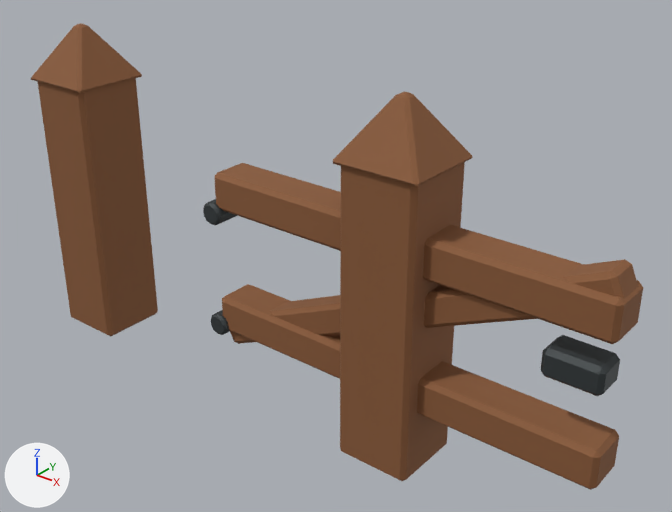
The Blender file assets/game-assets/FenceGate.blend as it was, and as the next commit left it.
One viewpoint serves both versions: a 50 mm lens placed at (1.285, -1.253, 1.161), pointed at (0.243, 0.05, 0.353). The lights are fixed; the arrows at lower left show +X, +Y and +Z. The picture after the commit comes second.

Objects in the first picture: 'FenceGate_Leaf', 'FenceGate_Posts'.
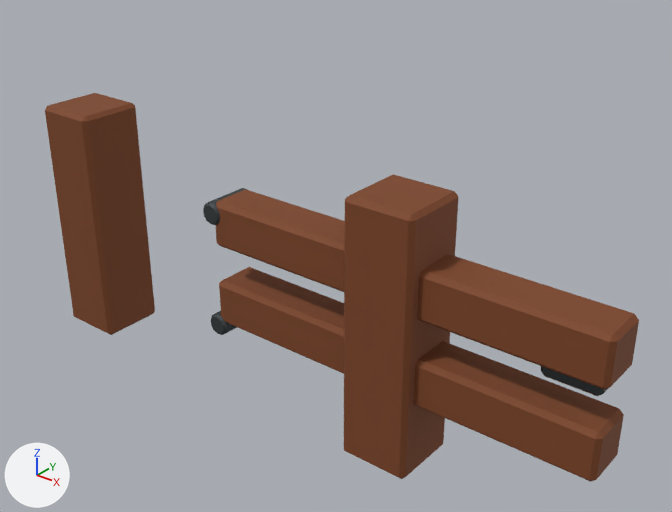
Location of each change, (x1, y1, x2, y2) in pixels of the pictures (672 x 512 px; the box of a moved part takes in the faces that stretch with it):
'FenceGate_Posts', reshaped (6% narrower, 16% shorter): before (31, 23, 473, 481); after (45, 93, 459, 479)
'FenceGate_Leaf', reshaped (10% shorter): before (203, 163, 643, 490); after (203, 188, 639, 482)
part 1 of me_fencegate_posts_mesh, moved or reshaped: before (38, 78, 158, 336); after (45, 93, 155, 335)
part 2 of me_fencegate_posts_mesh, moved or reshaped: before (340, 162, 465, 481); after (344, 174, 459, 479)
part 3 of me_fencegate_posts_mesh, deleted (brown): before (31, 23, 142, 93)
part 4 of me_fencegate_posts_mesh, deleted (brown): before (333, 92, 473, 187)
part 5 of me_fencegate_leaf_mesh, rebuilt: before (222, 284, 619, 490); after (219, 267, 624, 482)
part 6 of me_fencegate_leaf_mesh, rebuilt (11% taller): before (214, 163, 643, 344); after (216, 189, 639, 390)
part 7 of me_fencegate_leaf_mesh, deleted (brown): before (230, 259, 638, 344)

What changed in the scene script:
```text
Add mat_material_planks:
    mat_material_planks = principled_material('Material.Planks')
    mat_material_planks.base_color = (0.205, 0.058, 0.016)  # brown #7d4422
    mat_material_planks.roughness = 0.78
Change me_fencegate_posts_mesh:
    used by ob_fencegate_posts; location = (0.0, 0.0, 0.0)
    remove me_fencegate_posts_mesh.from_pydata(...)  # 96 vertices, 104 faces; spans x -0.519..0.519, y -0.089..0.089, z 0.0..0.73
    remove me_fencegate_posts_mesh.materials.append(mat_material_fencegate_wood)  # brown #8a5a37
    add me_fencegate_posts_mesh.from_pydata(...)  # 48 vertices, 52 faces; spans x -0.505..0.505, y -0.075..0.075, z 0.0..0.55
    me_fencegate_posts_mesh part 1: the loose piece of 24 vertices spanning x -0.51..-0.35, y -0.08..0.08, z 0.0..0.62 is scaled about its middle by (0.933, 0.933, 0.885), then moved by (0.0, 0.0, -0.035), in mat_material_planks (brown #7d4422)
    me_fencegate_posts_mesh part 2: the loose piece of 24 vertices spanning x 0.35..0.51, y -0.08..0.08, z 0.0..0.62 is scaled about its middle by (0.933, 0.933, 0.885), then moved by (0.0, 0.0, -0.035), in mat_material_planks (brown #7d4422)
    me_fencegate_posts_mesh part 3: the loose piece of 24 vertices spanning x -0.519..-0.341, y -0.089..0.089, z 0.61..0.73 is deleted
    me_fencegate_posts_mesh part 4: the loose piece of 24 vertices spanning x 0.341..0.519, y -0.089..0.089, z 0.61..0.73 is deleted
    add me_fencegate_posts_mesh.materials.append(mat_material_planks)  # brown #7d4422
Change me_fencegate_leaf_mesh:
    used by ob_fencegate_leaf; location = (0.0, 0.0, 0.0)
    remove me_fencegate_leaf_mesh.from_pydata(...)  # 216 vertices, 228 faces; spans x -0.025..0.86, y -0.055..0.055, z 0.106..0.534
    remove me_fencegate_leaf_mesh.materials.append(mat_material_fencegate_wood)  # brown #8a5a37
    add me_fencegate_leaf_mesh.from_pydata(...)  # 192 vertices, 202 faces; spans x -0.025..0.86, y -0.055..0.055, z 0.13..0.44
    me_fencegate_leaf_mesh part 5: the loose piece of 24 vertices spanning x 0.0..0.86, y -0.045..0.045, z 0.14..0.22 is rebuilt with 24 vertices and now spans x 0.0..0.86, y -0.05..0.05, z 0.16..0.26, in mat_material_planks (brown #7d4422)
    me_fencegate_leaf_mesh part 6: the loose piece of 24 vertices spanning x 0.0..0.86, y -0.045..0.045, z 0.42..0.5 is rebuilt with 24 vertices and now spans x 0.0..0.86, y -0.05..0.05, z 0.34..0.44, in mat_material_planks (brown #7d4422)
    me_fencegate_leaf_mesh part 7: the loose piece of 24 vertices spanning x 0.0..0.86, y -0.035..0.035, z 0.106..0.534 is deleted
    add me_fencegate_leaf_mesh.materials.append(mat_material_planks)  # brown #7d4422
```
